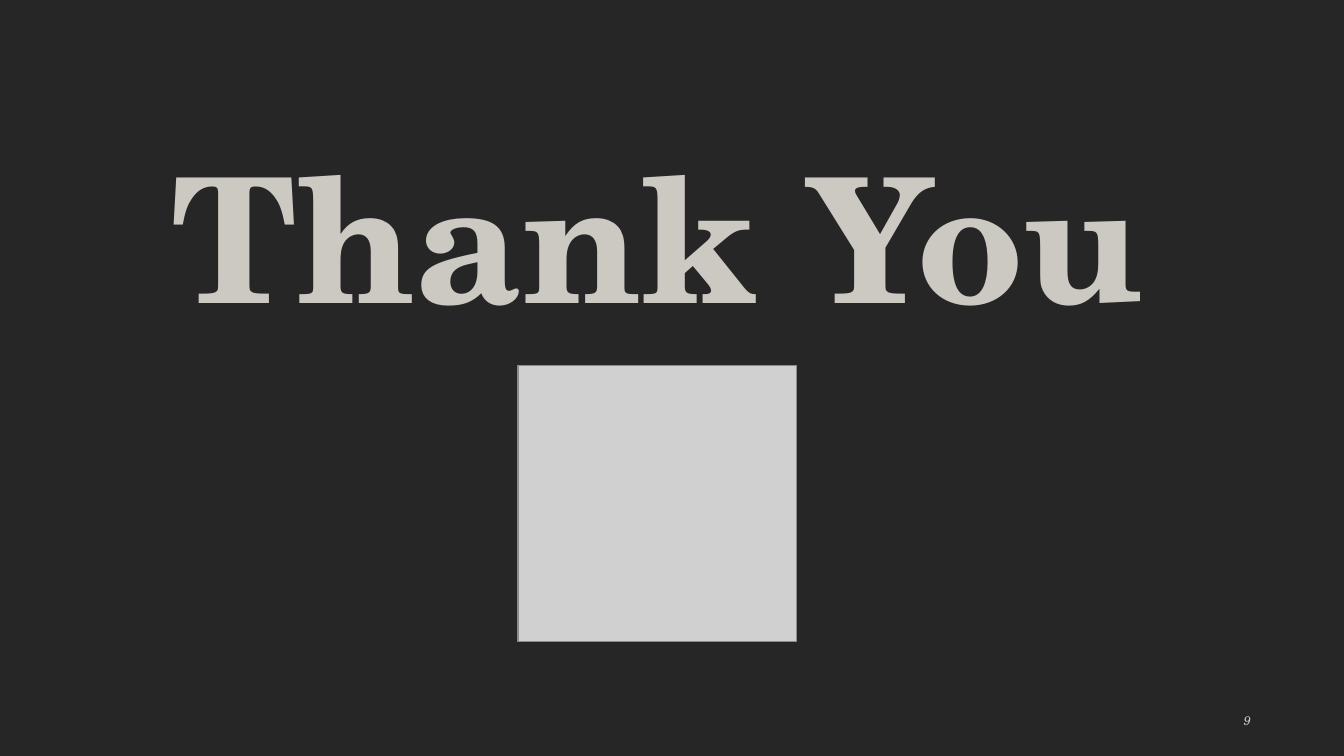
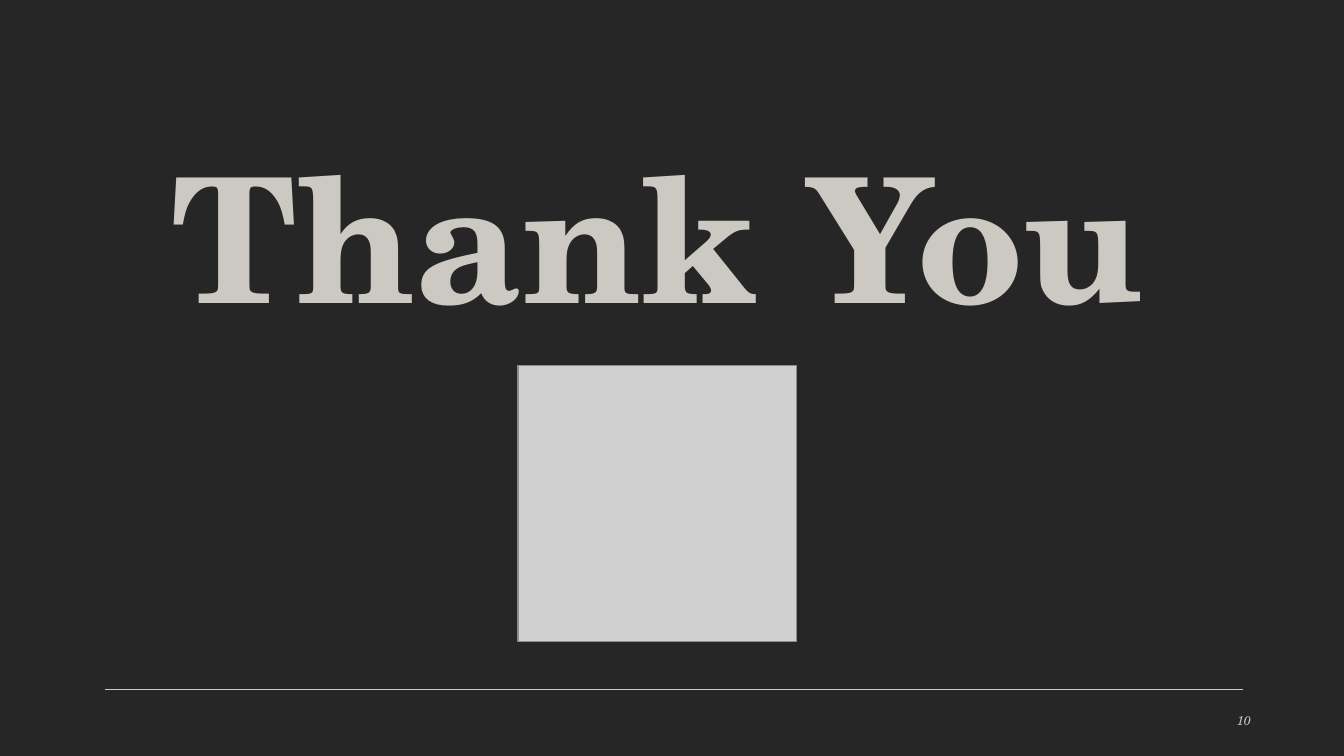
Before and after one commit to shaharoded/BERT-Very-Not, a slide deck: slide 10 of Negation-Aware BERT Fine-Tuning.pptx (slide 9 before the commit). Drawn at 1344x756 pixels with LibreOffice and Linux fonts; fonts in the diff are those of the drawing; grey boxes stand for pictures; background and template pictures are left out. Boxes give left, top, right and bottom in pixels: in the first picture for what was removed or moved away, otherwise in the second. Text is boxed around its words. In the diff, an @@ line names an element or a change of style, - is before the commit and + after.

Commit message:
edit presentation

```diff
--- a/Negation-Aware BERT Fine-Tuning.pptx
+++ b/Negation-Aware BERT Fine-Tuning.pptx
@@ line added from (105, 690) to (1243, 690), #CCC9C2 0.85 pt @@
@@ page number at (x1=1237, y1=716, x2=1251, y2=725): text changed @@
-9
+10
```
Also in this commit, not shown: 1 slide added.
